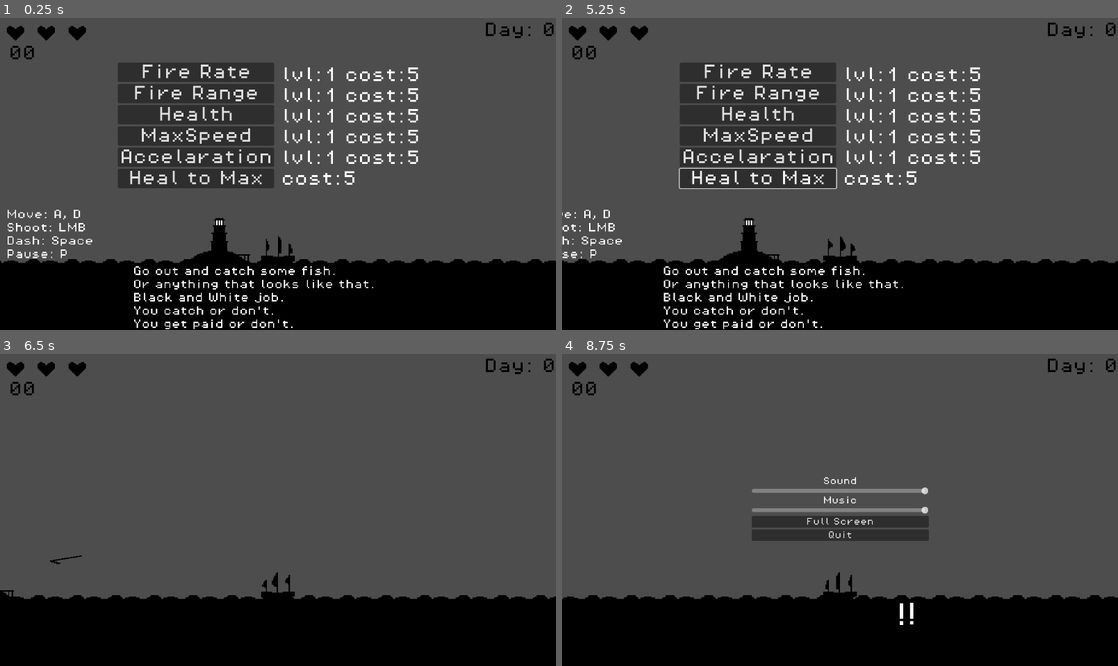
Above: before the commit, frames 1-4 (two rows, left to right).
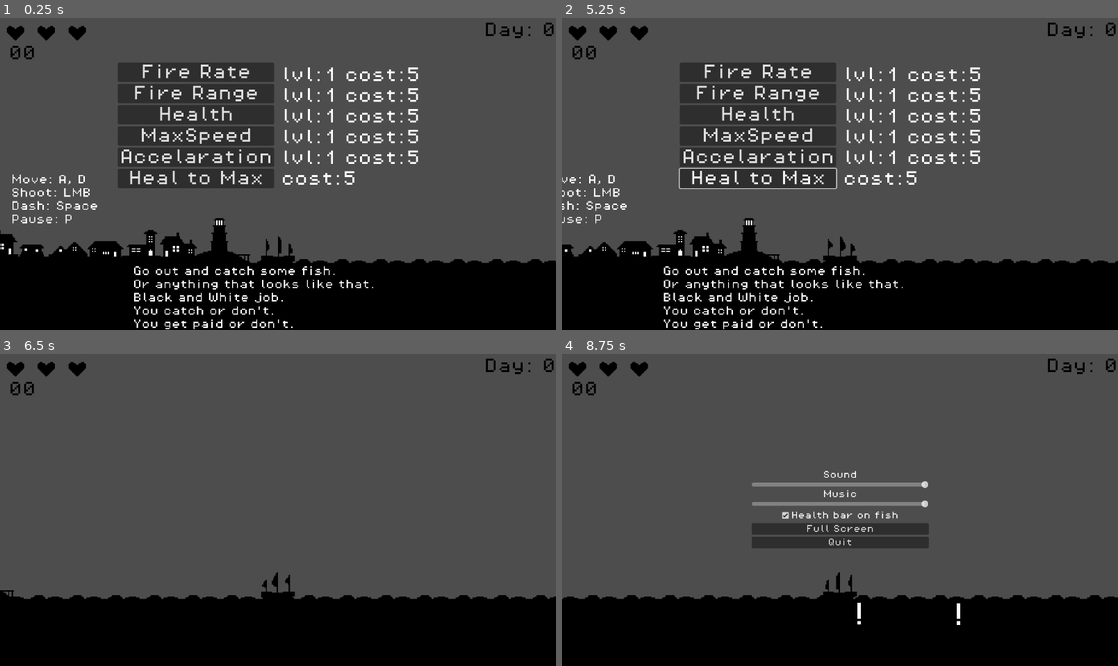
Above: after the commit, the same moments.

Repository: AdamOravecz1/solodevelopment-72-hour-jam
Game: Godot game, scene res://Scenes/main.tscn
The game is run twice, just before and just after one commit, with the same random seed, the same clock (stepped at 60 frames per second) and the same inputs.
Inputs (mouse positions are in pixels of both pictures, inside the frame that each line leads up to):
- Up to frame 1 (0.25 s): no input
- Up to frame 2 (5.25 s): click "Fire Rate" at 0.5 s; click "Fire Range" at 1.25 s; click "Health" at 2 s; click "MaxSpeed" at 2.75 s; click "Accelaration" at 3.5 s; click "Heal to Max" at 4.25 s; tap Enter at 5 s; move the mouse to (962, 158) at 5.02 s; hold D (right) from 5.03 s (still down); tap Space (dash) at 5.1 s
- Up to frame 3 (6.5 s): move the mouse to (166, 525) at 5.77 s; release D (right) at 5.78 s; hold A (left) from 5.78 s (still down); click (166, 525) at 5.85 s
- Up to frame 4 (8.75 s): move the mouse to (895, 441) at 6.52 s; release A (left) at 6.53 s; hold D (right) 6.53-8.03 s; tap Space (dash) at 6.6, 7.25, 8.1 s; move the mouse to (812, 572) at 7.27 s; click (812, 572) at 7.35 s; move the mouse to (1006, 556) at 8.02 s; hold A (left) from 8.03 s (still down); tap P (pause) at 8.65 s

The runs differ from the first frame. In frame 1, 2.8% of the frame differs, in the area x 0-36%, y 50-79%; in frame 2, 2.1%; in frame 3, less than 0.1%; in frame 4, 3.8%, in the area x 34-72%, y 37-87%.

Commit message:
Houses and final bugfixes

Diff:
--- a/Scenes/bullet.gd
+++ b/Scenes/bullet.gd
@@ -6,6 +6,9 @@
 var velocity: Vector2 = Vector2.ZERO
 
 var splashed = false
+
+var health := 100
+var intact := true
 
 func setup(pos: Vector2, dir, speed):
 	direction = dir.normalized()
--- a/Scenes/fish.gd
+++ b/Scenes/fish.gd
@@ -8,9 +8,12 @@
 var direction: Vector2 = Vector2.ZERO
 var velocity: Vector2 = Vector2.ZERO
 
+var intact := true
+
 func _ready() -> void:
 	$ProgressBar.modulate = Color(1, 1, 1, 0)  # Start fully transparent
 	$ProgressBar.set_as_top_level(true)
+	$ProgressBar.visible = get_tree().get_first_node_in_group("Pause").health_bar
 
 
 func setup(pos: Vector2, dir: Vector2, heal: int):
--- a/Scenes/harpoon.gd
+++ b/Scenes/harpoon.gd
@@ -34,6 +34,7 @@
 
 func _on_area_entered(area: Area2D) -> void:
 	if "hit" in area and (area not in already_hit):
-		$AudioStreamPlayer.play()
+		if area.health >= 0 and area.intact:
+			$AudioStreamPlayer.play()
 		area.hit(damage, velocity)
 	already_hit.append(area)
--- a/Scenes/it.gd
+++ b/Scenes/it.gd
@@ -11,12 +11,16 @@
 var attack_counter := 0
 var stagger_number := 0
 
+var intact := true
+
 func _ready() -> void:
 	stagger_number = randi_range(5, 15)
 
 func setup(pos):
 	position = pos
 	$Rumble.play()
+
+
 
 
 func _physics_process(delta: float) -> void:
--- a/Scenes/main.tscn
+++ b/Scenes/main.tscn
@@ -1,10 +1,11 @@
-[gd_scene load_steps=15 format=4 uid="uid://b4ae42b8bpdv3"]
+[gd_scene load_steps=16 format=4 uid="uid://b4ae42b8bpdv3"]
 
 [ext_resource type="Texture2D" uid="uid://di4j4xjjppyds" path="res://Sprites/LightHouse.png" id="1_8gbba"]
 [ext_resource type="Script" uid="uid://c0s1dol0m520s" path="res://Scenes/main.gd" id="1_344ge"]
 [ext_resource type="PackedScene" uid="uid://be6epu4ykfpn6" path="res://Scenes/ship.tscn" id="1_bo1nx"]
 [ext_resource type="Texture2D" uid="uid://drcmrk8w0qg6k" path="res://Sprites/Sea.png" id="2_8gbba"]
 [ext_resource type="Texture2D" uid="uid://8bcof18beix1" path="res://Sprites/Barrier.png" id="3_21xkr"]
+[ext_resource type="Texture2D" uid="uid://bivnkksvdjhd3" path="res://Sprites/Houses.png" id="3_d1ilt"]
 [ext_resource type="PackedScene" uid="uid://lbp4e243puud" path="res://Scenes/shop.tscn" id="6_6bp64"]
 [ext_resource type="FontFile" uid="uid://cnqm0u4n815fc" path="res://Fonts/PixelOperator.ttf" id="7_6bp64"]
 [ext_resource type="AudioStream" uid="uid://bksavcmbexbrm" path="res://Sounds/water-splash-46402.wav" id="8_344ge"]
@@ -40,6 +41,47 @@
 [node name="LightHouse" type="Sprite2D" parent="."]
 position = Vector2(15, 8)
 texture = ExtResource("1_8gbba")
+
+[node name="Houses" type="Sprite2D" parent="."]
+position = Vector2(-17, 10)
+texture = ExtResource("3_d1ilt")
+hframes = 2
+vframes = 3
+
+[node name="Houses2" type="Sprite2D" parent="."]
+position = Vector2(-47, 10)
+texture = ExtResource("3_d1ilt")
+hframes = 2
+vframes = 3
+frame = 1
+
+[node name="Houses3" type="Sprite2D" parent="."]
+position = Vector2(-77, 11)
+texture = ExtResource("3_d1ilt")
+hframes = 2
+vframes = 3
+frame = 3
+
+[node name="Houses4" type="Sprite2D" parent="."]
+position = Vector2(-108, 9)
+texture = ExtResource("3_d1ilt")
+hframes = 2
+vframes = 3
+frame = 4
+
+[node name="Houses5" type="Sprite2D" parent="."]
+position = Vector2(-138, 11)
+texture = ExtResource("3_d1ilt")
+hframes = 2
+vframes = 3
+frame = 2
+
+[node name="Houses6" type="Sprite2D" parent="."]
+position = Vector2(-165, 8)
+texture = ExtResource("3_d1ilt")
+flip_h = true
+hframes = 2
+vframes = 3
 
 [node name="Barrier" type="Sprite2D" parent="."]
 position = Vector2(1398, 6)
@@ -87,10 +129,10 @@
 position = Vector2(24, 25)
 
 [node name="Label" type="Label" parent="."]
-offset_left = -159.0
-offset_top = -21.0
-offset_right = -53.0
-offset_bottom = 20.0
+offset_left = -155.0
+offset_top = -50.0
+offset_right = -49.0
+offset_bottom = -9.0
 theme_override_fonts/font = ExtResource("7_6bp64")
 theme_override_font_sizes/font_size = 8
 text = "Move: A, D
--- a/Scenes/pause.gd
+++ b/Scenes/pause.gd
@@ -2,6 +2,8 @@
 
 @onready var music = $NinePatchRect/VBoxContainer/Music
 @onready var sfx = $NinePatchRect/VBoxContainer/Sound
+
+var health_bar = true
 
 var full_screen = false
 
@@ -29,3 +31,10 @@
 
 func _on_quit_pressed() -> void:
 	get_tree().quit()
+
+
+func _on_check_box_toggled(toggled_on: bool) -> void:
+	if toggled_on:
+		health_bar = true
+	else:
+		health_bar = false
--- a/Scenes/pause.tscn
+++ b/Scenes/pause.tscn
@@ -3,7 +3,7 @@
 [ext_resource type="Script" uid="uid://bkrwccotutga" path="res://Scenes/pause.gd" id="1_l2mpd"]
 [ext_resource type="FontFile" uid="uid://cnqm0u4n815fc" path="res://Fonts/PixelOperator.ttf" id="1_o80xk"]
 
-[node name="Pause" type="Control"]
+[node name="Pause" type="Control" groups=["Pause"]]
 layout_mode = 3
 anchors_preset = 15
 anchor_right = 1.0
@@ -58,6 +58,13 @@
 max_value = 1.0
 step = 0.01
 
+[node name="CheckBox" type="CheckBox" parent="NinePatchRect/VBoxContainer"]
+layout_mode = 2
+size_flags_horizontal = 4
+theme_override_fonts/font = ExtResource("1_o80xk")
+button_pressed = true
+text = "Health bar on fish"
+
 [node name="FullScreen" type="Button" parent="NinePatchRect/VBoxContainer"]
 layout_mode = 2
 theme_override_fonts/font = ExtResource("1_o80xk")
@@ -70,5 +77,6 @@
 
 [connection signal="value_changed" from="NinePatchRect/VBoxContainer/Sound" to="." method="_on_sound_value_changed"]
 [connection signal="value_changed" from="NinePatchRect/VBoxContainer/Music" to="." method="_on_music_value_changed"]
+[connection signal="toggled" from="NinePatchRect/VBoxContainer/CheckBox" to="." method="_on_check_box_toggled"]
 [connection signal="pressed" from="NinePatchRect/VBoxContainer/FullScreen" to="." method="_on_full_screen_pressed"]
 [connection signal="pressed" from="NinePatchRect/VBoxContainer/Quit" to="." method="_on_quit_pressed"]
--- a/Scenes/shark.gd
+++ b/Scenes/shark.gd
@@ -11,9 +11,12 @@
 var shoot := true
 var was_above_water := false
 
+var intact := true
+
 func _ready() -> void:
 	$ProgressBar.modulate = Color(1, 1, 1, 0)  # Start fully transparent
 	$ProgressBar.set_as_top_level(true)
+	$ProgressBar.visible = get_tree().get_first_node_in_group("Pause").health_bar
 
 func setup(pos: Vector2, dir: Vector2, heal: int):
 	health = heal
--- a/Scenes/ship.gd
+++ b/Scenes/ship.gd
@@ -87,12 +87,12 @@
 		$CanvasLayer/Pause.visible = paused
 		if in_shop:
 			get_tree().get_first_node_in_group("Shop").hide_shop() if paused else get_tree().get_first_node_in_group("Shop").show_shop()
-
+			can_fire = false
 
 
 	if dead and position.y <= 250:
 		position.y += delta * 10
-	if it_time and global_position.x >= 230:
+	if it_time and global_position.x >= 400:
 		print("here")
 		it_time = false
 		get_parent().get_parent().here = true
--- a/Scenes/shop.gd
+++ b/Scenes/shop.gd
@@ -83,6 +83,7 @@
 		ship.it_time = true
 		for key in ship.fishes.keys():
 			ship.fishes[key] = []
+		ship.fishes_to_be_found = 100000000000
 
 
 func _on_fire_rate_pressed() -> void:
--- a/Scenes/shop.tscn
+++ b/Scenes/shop.tscn
@@ -6,7 +6,7 @@
 [ext_resource type="AudioStream" uid="uid://dpytqdn03m71b" path="res://Sounds/seagull-city-372653.wav" id="4_fdj0q"]
 
 [sub_resource type="RectangleShape2D" id="RectangleShape2D_2shtd"]
-size = Vector2(86, 97)
+size = Vector2(157, 97)
 
 [sub_resource type="ShaderMaterial" id="ShaderMaterial_io27d"]
 
@@ -16,7 +16,7 @@
 script = ExtResource("1_a0mxf")
 
 [node name="CollisionShape2D" type="CollisionShape2D" parent="."]
-position = Vector2(43, -48.5)
+position = Vector2(78.5, -48.5)
 shape = SubResource("RectangleShape2D_2shtd")
 
 [node name="CanvasLayer" type="CanvasLayer" parent="."]
--- a/Scenes/tentacle.gd
+++ b/Scenes/tentacle.gd
@@ -5,9 +5,12 @@
 var speed := 20
 var side := 0
 
+var intact := true
+
 func _ready() -> void:
 	$ProgressBar.modulate = Color(1, 1, 1, 0)  # Start fully transparent
 	$ProgressBar.set_as_top_level(true)
+	$ProgressBar.visible = get_tree().get_first_node_in_group("Pause").health_bar
 
 func setup(pos, dir, heal):
 	if dir == -1:
@@ -24,14 +27,17 @@
 	$ProgressBar.global_position = global_position + Vector2(0, -20)
 
 func hit(damage, velocity):
-	health -= damage
-	if health <= 0:
+	if intact:
+		health -= damage
+		intact = false
+	if health <= 0 and intact:
 		get_tree().get_first_node_in_group("Ship").check_fish()
 		queue_free()
 		get_tree().get_first_node_in_group("Ship").update_points(8)
 	$AnimatedSprite2D.play("attack")
 	await get_tree().create_timer(0.5).timeout
-	$CollisionShape2D2.set_deferred("disabled", false)
+	if $CollisionShape2D2:
+		$CollisionShape2D2.set_deferred("disabled", false)
 	flash_health()
 
 
@@ -58,6 +64,7 @@
 		get_tree().get_first_node_in_group("Ship").fishes["tentacle"].append(health)
 	else:
 		get_tree().get_first_node_in_group("Ship").update_points(8)
+		get_tree().get_first_node_in_group("Ship").check_fish()
 	queue_free()
 
 func _on_body_entered(body: Node2D) -> void:
--- a/Scenes/wheal.gd
+++ b/Scenes/wheal.gd
@@ -8,9 +8,12 @@
 var direction: Vector2 = Vector2.ZERO
 var velocity: Vector2 = Vector2.ZERO
 
+var intact := true
+
 func _ready() -> void:
 	$ProgressBar.modulate = Color(1, 1, 1, 0)  # Start fully transparent
 	$ProgressBar.set_as_top_level(true)
+	$ProgressBar.visible = get_tree().get_first_node_in_group("Pause").health_bar
 
 func setup(pos: Vector2, dir: Vector2, heal: int):
 	health = heal
Binary file added: Sprites/Houses.png
Not shown, added: Sprites/Houses.png.import
